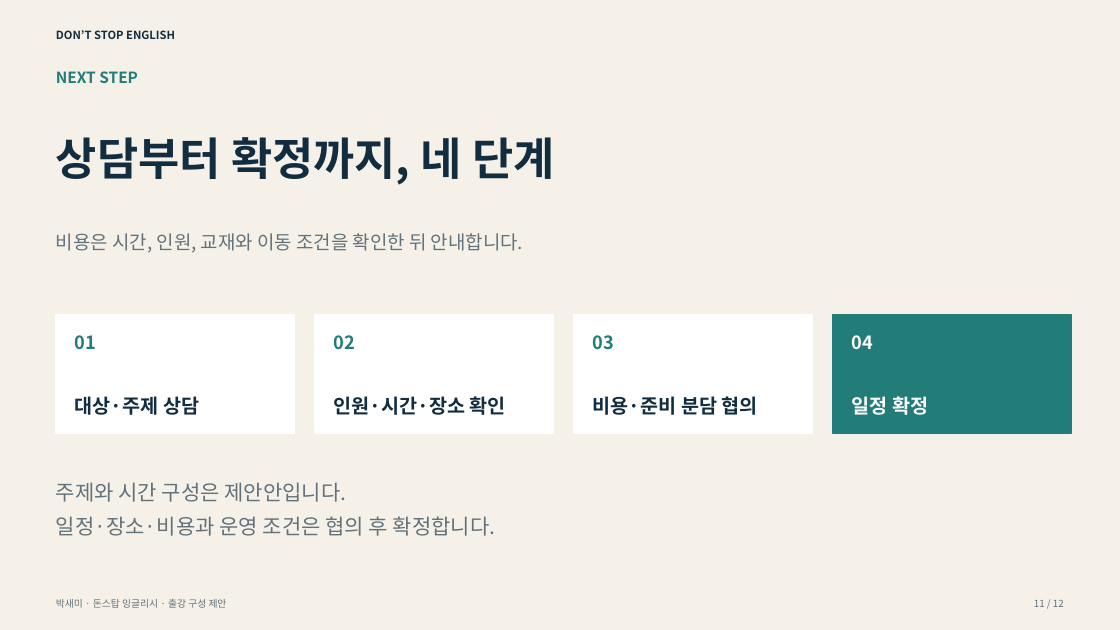
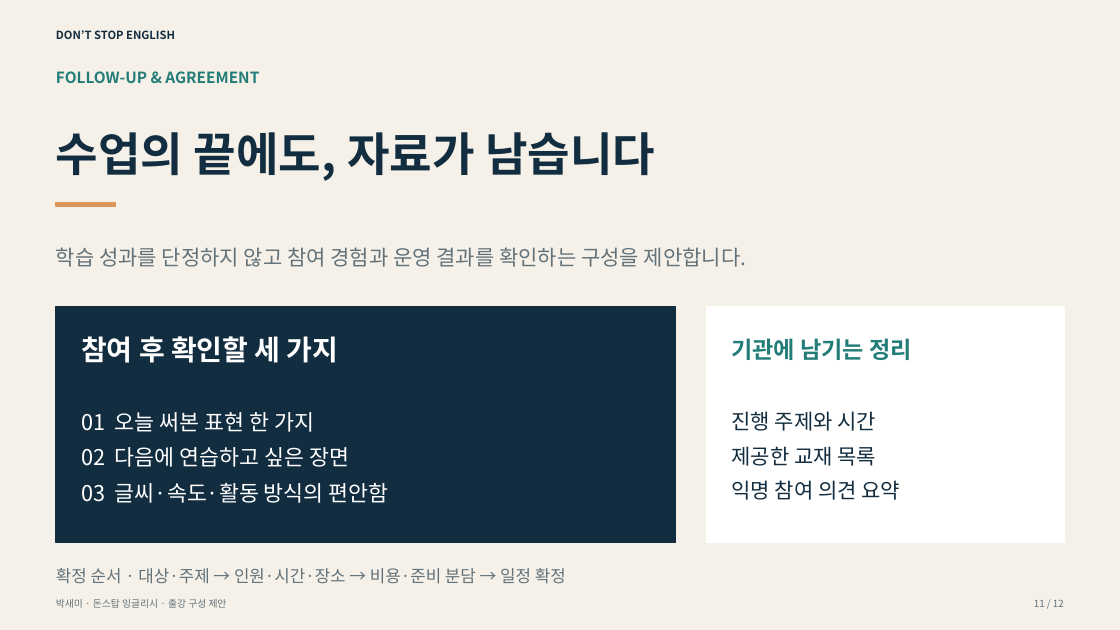
Before and after one commit to jty0221-dot/harangmarketing, a slide deck: slide 11 of public/dontstop-lecture/proposal-institution.pptx. Drawn at 1120x630 pixels with LibreOffice and Linux fonts; fonts in the diff are those of the drawing. Boxes give left, top, right and bottom in pixels: in the first picture for what was removed or moved away, otherwise in the second. Text is boxed around its words. In the diff, an @@ line names an element or a change of style, - is before the commit and + after.

```diff
--- a/public/dontstop-lecture/proposal-institution.pptx
+++ b/public/dontstop-lecture/proposal-institution.pptx
@@ text at [56,71,259,83]: text changed @@
-NEXT STEP
+FOLLOW-UP & AGREEMENT
@@ text at [56,132,655,181]: text changed; size 38.4 to 39.6 pt @@
-상담부터 확정까지, 네 단계
+수업의 끝에도, 자료가 남습니다
@@ rectangle added at [56,202,116,207], fill #DC955B, outline #DC955B 1 pt @@
@@ text at [56,247,746,267]: text changed; size 16.2 to 18 pt @@
-비용은 시간, 인원, 교재와 이동 조건을 확인한 뒤 안내합니다.
+학습 성과를 단정하지 않고 참여 경험과 운영 결과를 확인하는 구성을 제안합니다.
@@ rectangle removed at [56,314,294,434] @@
@@ rectangle added at [56,307,676,543], fill #132D40, outline #132D40 1 pt @@
@@ rectangle removed at [315,314,553,434] @@
@@ rectangle removed at [574,314,812,434] @@
@@ rectangle added at [707,307,1065,543], fill #FFFFFF, outline #FFFFFF 1 pt @@
@@ rectangle removed at [833,314,1071,434] @@
@@ text removed at [75,335,96,350] @@
-01
@@ text added at [81,336,339,363], 24 pt, text #FFFFFF, bold @@
+참여 후 확인할 세 가지
@@ text removed at [334,335,355,350] @@
-02
@@ text removed at [593,335,614,350] @@
-03
@@ text added at [731,338,912,360], 19.8 pt, text #227C78, bold @@
+기관에 남기는 정리
@@ text removed at [852,335,873,349] @@
-04
@@ text removed at [75,396,199,415] @@
-대상·주제 상담
@@ text added at [81,412,389,503], 18.6 pt, text #FFFFFF @@
+01 오늘 써본 표현 한 가지
+02 다음에 연습하고 싶은 장면
+03 글씨·속도·활동 방식의 편안함
@@ text removed at [334,396,506,415] @@
-인원·시간·장소 확인
@@ text removed at [593,396,758,415] @@
-비용·준비 분담 협의
@@ text added at [731,411,901,500], 18 pt, text #132D40 @@
+진행 주제와 시간
+제공한 교재 목록
+익명 참여 의견 요약
@@ text removed at [852,396,928,415] @@
-일정 확정
@@ text removed at [56,482,495,536] @@
-주제와 시간 구성은 제안안입니다.
-일정·장소·비용과 운영 조건은 협의 후 확정합니다.
@@ text added at [56,568,566,584], 14.4 pt, text #62727A @@
+확정 순서 · 대상·주제 → 인원·시간·장소 → 비용·준비 분담 → 일정 확정
```
Also in this commit, not shown: 7 other slides changed, 9 other files.
